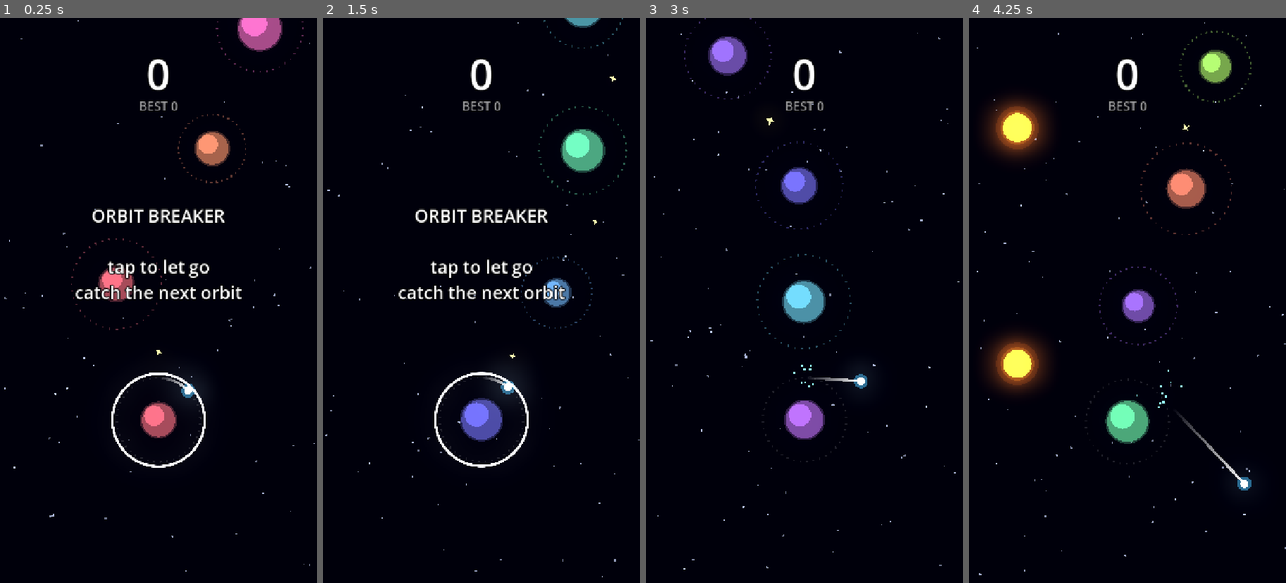
Above: before the commit, frames 1-4 (left to right).
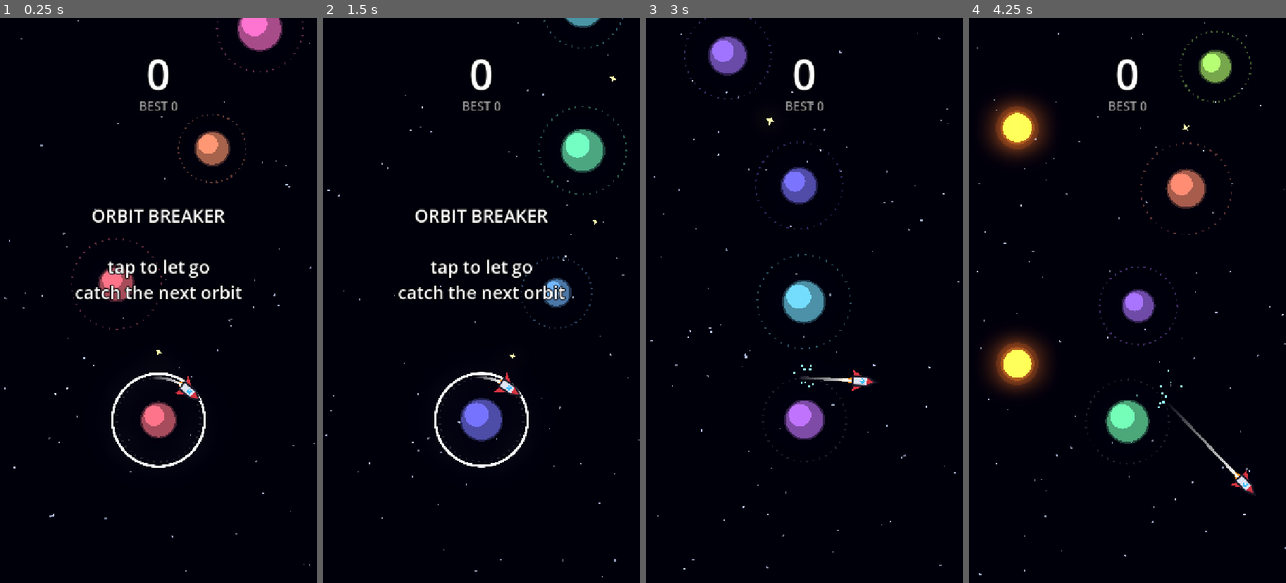
Above: after the commit, the same moments.

Repository: unityguy45/Slingshot-something
Game: Godot game, scene res://main.tscn
Two runs of this game, one before a commit and one after it. Both use one fixed random seed, a clock stepped at 60 frames per second and the inputs below.
Inputs (mouse positions are in pixels of both pictures, inside the frame that each line leads up to):
- Up to frame 1 (0.25 s): no input
- Up to frame 2 (1.5 s): tap Enter at 0.5, 0.6, 1.25 s; move the mouse to (551, 272) at 0.52 s; hold Right 0.53-1.28 s; click (551, 272) at 0.67 s; tap Space at 0.77 s; move the mouse to (418, 328) at 1.27 s; hold Down from 1.28 s (still down); tap Alt at 1.35 s
- Up to frame 3 (3 s): tap Space at 1.52 s; move the mouse to (836, 176) at 2.02 s; release Down at 2.03 s; hold Right 2.03-2.78 s; tap Shift at 2.1 s; tap Enter at 2.75, 2.85 s; move the mouse to (788, 413) at 2.77 s; hold Up from 2.78 s (still down); click (788, 413) at 2.92 s
- Up to frame 4 (4.25 s): tap Space at 3.02, 3.77 s; tap Enter at 3.5 s; move the mouse to (1222, 385) at 3.52 s; release Up at 3.53 s; hold Left from 3.53 s (still down); tap Alt at 3.6 s

The runs differ from the first frame. In frame 1, 0.2% of the frame differs, in the area x 48-64%, y 63-68%; in frame 2, 0.2%; in frame 3, 0.2%, in the area x 48-72%, y 62-66%; in frame 4, 0.2%.

Commit message:
Playable character design change
Its now a rocket🚀🚀🚀

Diff:
--- a/slingshot-smthng/Script/Player.gd
+++ b/slingshot-smthng/Script/Player.gd
@@ -25,7 +25,7 @@
 	trail = Line2D.new()
 	trail.top_level = true
 	trail.width = 6.0
-	trail.default_color = Color(0.6, 1.8, 2.2)
+	trail.default_color = Color(1.4, 0.7, 0.3)
 	var g := Gradient.new()
 	g.set_color(0, Color(1, 1, 1, 0))
 	g.set_color(1, Color(1, 1, 1, 1))
@@ -86,7 +86,9 @@
 					return
 			vel = vel.limit_length(FLY_SPEED * 1.4)
 			position += vel * delta
-	trail.add_point(global_position)
+	var heading := vel.angle() if state == "fly" else angle + dir * PI / 2.0
+	rotation = lerp_angle(rotation, heading, 0.35)
+	trail.add_point(global_position - Vector2.from_angle(rotation) * 20.0)
 	while trail.get_point_count() > 24:
 		trail.remove_point(0)
 	queue_redraw()
@@ -102,5 +104,19 @@
 func _draw() -> void:
 	if state == "dead":
 		return
-	draw_circle(Vector2.ZERO, 16.0, Color(0.5, 1.5, 2.0, 0.25))
-	draw_circle(Vector2.ZERO, 9.0, Color(2.0, 2.6, 3.0))
+	draw_set_transform(Vector2.ZERO, 0.0, Vector2(1.7, 1.7))
+	var flicker := randf_range(0.8, 1.2)
+	var flame := 18.0 if state == "fly" else 9.0
+	draw_colored_polygon(PackedVector2Array([Vector2(-11, -4), Vector2(-11 - flame * flicker, 0), Vector2(-11, 4)]), Color(1.6, 0.6, 0.15))
+	draw_colored_polygon(PackedVector2Array([Vector2(-11, -2), Vector2(-11 - flame * 0.5 * flicker, 0), Vector2(-11, 2)]), Color(1.0, 0.9, 0.5))
+	var wing := Color(0.85, 0.2, 0.25)
+	draw_colored_polygon(PackedVector2Array([Vector2(4, -5), Vector2(-12, -15), Vector2(-9, -5)]), wing)
+	draw_colored_polygon(PackedVector2Array([Vector2(4, 5), Vector2(-12, 15), Vector2(-9, 5)]), wing)
+	var body := PackedVector2Array([Vector2(20, 0), Vector2(8, -6), Vector2(-11, -6), Vector2(-11, 6), Vector2(8, 6)])
+	draw_colored_polygon(body, Color(0.88, 0.9, 0.95))
+	draw_colored_polygon(PackedVector2Array([Vector2(20, 0), Vector2(8, -6), Vector2(8, 6)]), Color(0.85, 0.2, 0.25))
+	var outline := body.duplicate()
+	outline.append(body[0])
+	draw_polyline(outline, Color(0.1, 0.1, 0.15), 1.2, true)
+	draw_circle(Vector2(2, 0), 3.2, Color(0.25, 0.75, 1.0))
+	draw_circle(Vector2(1, -1), 1.2, Color(0.9, 0.97, 1.0))
